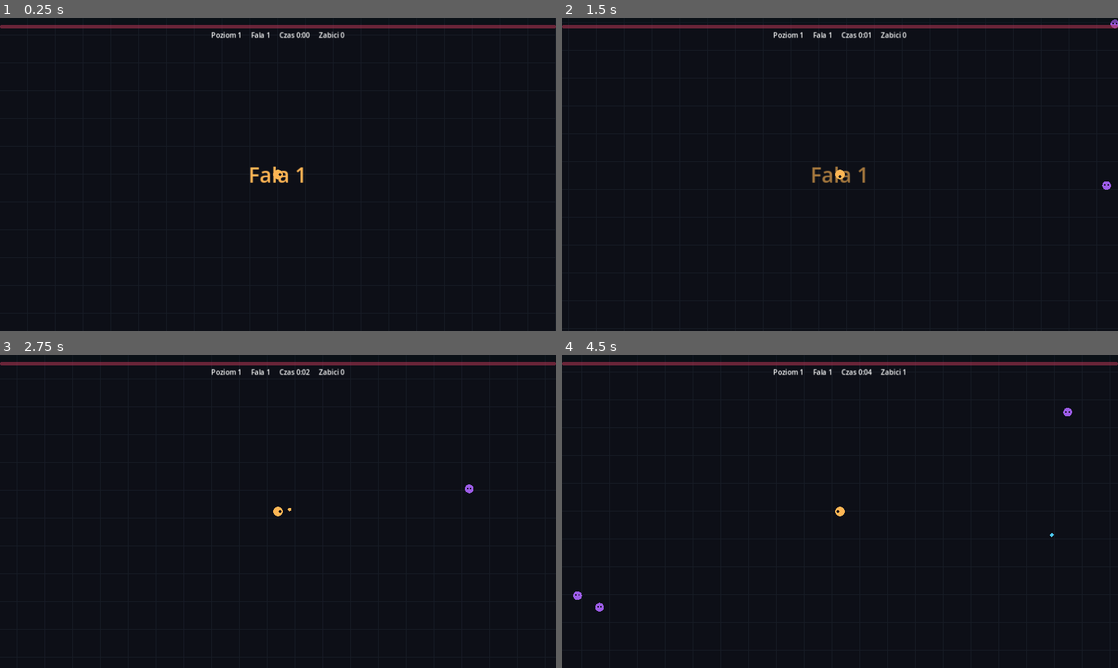
Above: before the commit, frames 1-4 (two rows, left to right).
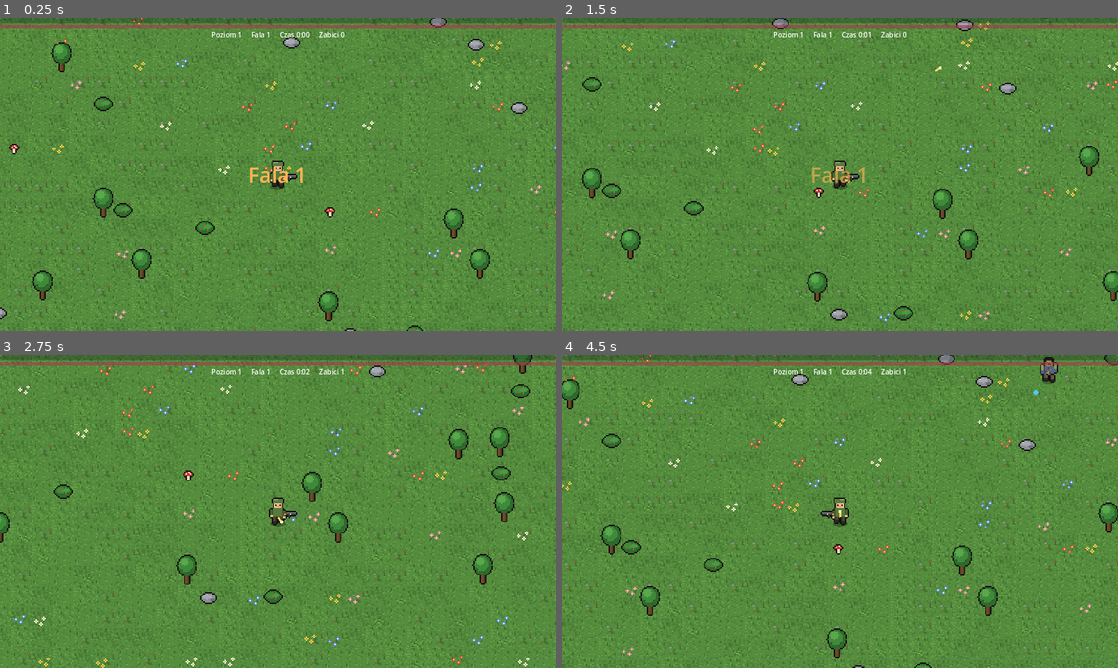
Above: after the commit, the same moments.

Repository: Tokasz2115/gra
Game: Godot game, scene res://scenes/main.tscn
Same seed, same stepped clock (60 frames per second), same inputs: the game is played once before the commit and once after it.
Inputs:
- Up to frame 1 (0.25 s): no input
- Up to frame 2 (1.5 s): tap Enter at 0.5 s; hold D 0.53-1.28 s; tap 1 at 0.6, 1.35 s; hold S from 1.28 s (still down)
- Up to frame 3 (2.75 s): release S at 2.03 s; hold D from 2.03 s (still down); tap 1 at 2.1 s
- Up to frame 4 (4.5 s): release D at 2.78 s; hold W 2.78-3.53 s; tap 1 at 2.85, 3.6, 4.35 s; hold A from 3.53 s (still down)

The runs differ from the first frame. In frame 1, 99% of the frame differs, in the area x 0-100%, y 0-100%; in frame 2, 99%; in frame 3, 99%; in frame 4, 99%.

Commit message:
Dodaj grafikę: żołnierz, 4 typy zombie i mapa z trawą
Pixel art generowany skryptem tools/make_sprites.py. Żołnierz z karabinem,
zombie (mężczyzna, kobieta, dziecko, gruby) z animacją marszu, nieskończona
mapa z trawą, kwiatkami, grzybami, kamieniami, krzakami i drzewami.

Co-Authored-By: Claude Sonnet 5.5 <noreply@anthropic.com>
Claude-Session: https://claude.ai/code/session_01JHPivVyG3UrwkmfbAmuX2z

Diff:
--- a/project.godot
+++ b/project.godot
@@ -19,5 +19,6 @@
 
 [rendering]
 
+textures/canvas_textures/default_texture_filter=0
 renderer/rendering_method="gl_compatibility"
 renderer/rendering_method.mobile="gl_compatibility"
--- a/scripts/enemy.gd
+++ b/scripts/enemy.gd
@@ -1,29 +1,47 @@
 extends Node2D
-## Wróg. Idzie prosto na gracza i zadaje obrażenia przy dotyku.
+## Zombie. Idzie prosto na gracza i zadaje obrażenia przy dotyku.
 ## Po śmierci wysyła sygnał "died", a main.gd tworzy w tym miejscu gem.
 
 signal died(pos: Vector2, gem_value: int)
 
-## Typy wrogów. Aby dodać nowy, dopisz tu kolejny wpis
-## i użyj go w funkcji _spawn_enemy w main.gd.
+const SPRITE_SCALE := 2.0
+
+## Typy zombie. Aby dodać nowy, dopisz tu wpis (i grafikę w tools/make_sprites.py),
+## a potem użyj go w funkcji _spawn_enemy w main.gd.
 const TYPES := {
-	"basic": {"radius": 10.0, "hp": 14.0, "speed": 55.0, "damage": 8.0, "color": Color(0.61, 0.36, 0.9), "gem": 1},
-	"fast": {"radius": 8.0, "hp": 8.0, "speed": 105.0, "damage": 6.0, "color": Color(0.95, 0.36, 0.71), "gem": 1},
-	"tank": {"radius": 16.0, "hp": 60.0, "speed": 38.0, "damage": 14.0, "color": Color(0.0, 0.73, 0.98), "gem": 5},
+	"man": {
+		"radius": 11.0, "hp": 14.0, "speed": 55.0, "damage": 8.0, "gem": 1,
+		"texture": preload("res://assets/sprites/zombie_man.png"),
+	},
+	"woman": {
+		"radius": 11.0, "hp": 12.0, "speed": 62.0, "damage": 7.0, "gem": 1,
+		"texture": preload("res://assets/sprites/zombie_woman.png"),
+	},
+	"child": {
+		"radius": 9.0, "hp": 7.0, "speed": 78.0, "damage": 6.0, "gem": 1,
+		"texture": preload("res://assets/sprites/zombie_child.png"),
+	},
+	"fat": {
+		"radius": 16.0, "hp": 60.0, "speed": 36.0, "damage": 14.0, "gem": 5,
+		"texture": preload("res://assets/sprites/zombie_fat.png"),
+	},
 }
 
 var radius := 10.0
 var hp := 14.0
 var speed := 55.0
 var contact_damage := 8.0
-var color := Color(0.61, 0.36, 0.9)
 var gem_value := 1
+var texture: Texture2D
 var target: Node2D
 
 var dead := false
 var blade_cd := 0.0
 
 var _flash := 0.0
+var _anim := 0.0
+var _feet := 16.0
+var _sprite: Sprite2D
 
 
 func setup(kind: String, wave: int, target_node: Node2D) -> void:
@@ -32,13 +50,21 @@
 	hp = t["hp"] * (1.0 + (wave - 1) * 0.35)
 	speed = t["speed"] * (1.0 + (wave - 1) * 0.02)
 	contact_damage = t["damage"]
-	color = t["color"]
 	gem_value = t["gem"]
+	texture = t["texture"]
 	target = target_node
 
 
 func _ready() -> void:
 	add_to_group("enemies")
+	_sprite = Sprite2D.new()
+	_sprite.texture = texture
+	_sprite.hframes = 2
+	_sprite.scale = Vector2(SPRITE_SCALE, SPRITE_SCALE)
+	_sprite.texture_filter = CanvasItem.TEXTURE_FILTER_NEAREST
+	add_child(_sprite)
+	_feet = texture.get_height() * SPRITE_SCALE * 0.5
+	_anim = randf() * 2.0
 
 
 func _process(delta: float) -> void:
@@ -46,7 +72,7 @@
 		return
 	_flash = maxf(0.0, _flash - delta)
 	blade_cd = maxf(0.0, blade_cd - delta)
-	queue_redraw()
+	_sprite.modulate = Color(1.0, 0.45, 0.45) if _flash > 0.0 else Color.WHITE
 
 	if target == null or not is_instance_valid(target):
 		return
@@ -54,6 +80,10 @@
 	var dist := to_target.length()
 	if dist > 0.001:
 		position += to_target / dist * speed * delta
+	if absf(to_target.x) > 2.0:
+		_sprite.flip_h = to_target.x < 0.0
+	_anim += delta * speed / 10.0
+	_sprite.frame = int(_anim) % 2
 	if dist < radius + 11.0:
 		target.hurt(contact_damage)
 
@@ -70,7 +100,7 @@
 
 
 func _draw() -> void:
-	draw_circle(Vector2.ZERO, radius, Color.WHITE if _flash > 0.0 else color)
-	var eye := radius * 0.3
-	draw_rect(Rect2(-radius * 0.5, -radius * 0.25, eye, eye), Color(0.05, 0.06, 0.09))
-	draw_rect(Rect2(radius * 0.2, -radius * 0.25, eye, eye), Color(0.05, 0.06, 0.09))
+	# Cień pod nogami
+	draw_set_transform(Vector2(0, _feet - 2.0), 0.0, Vector2(1.0, 0.35))
+	draw_circle(Vector2.ZERO, radius * 0.95, Color(0, 0, 0, 0.3))
+	draw_set_transform(Vector2.ZERO, 0.0, Vector2.ONE)
--- a/scripts/main.gd
+++ b/scripts/main.gd
@@ -10,8 +10,10 @@
 
 const WAVE_LENGTH := 30.0   # sekundy na jedną falę
 const MAX_ENEMIES := 250
-const BG_COLOR := Color(0.05, 0.06, 0.09)
-const GRID_COLOR := Color(0.09, 0.11, 0.15)
+const BG_COLOR := Color(0.2, 0.33, 0.15)
+const TILE := 32            # rozmiar kafelka na ekranie (16 px grafiki x 2)
+const TILES_TEX := preload("res://assets/tiles/tiles.png")
+const DECOR_TEX := preload("res://assets/tiles/decor.png")
 
 var world: Node2D           # tu żyją gracz, wrogowie, pociski i gemy
 var player: Node2D
@@ -40,6 +42,7 @@
 	process_mode = Node.PROCESS_MODE_ALWAYS
 	randomize()
 	RenderingServer.set_default_clear_color(BG_COLOR)
+	texture_filter = CanvasItem.TEXTURE_FILTER_NEAREST
 
 	world = Node2D.new()
 	world.process_mode = Node.PROCESS_MODE_PAUSABLE
@@ -95,14 +98,14 @@
 
 
 func _spawn_enemy() -> void:
-	var kind := "basic"
+	var kind := "man" if randf() < 0.5 else "woman"
 	var roll := randf()
 	if wave >= 3 and roll < 0.12:
-		kind = "tank"
+		kind = "fat"
 	elif wave >= 2 and roll < 0.38:
-		kind = "fast"
-
-	var half := get_viewport_rect().size * 0.5
+		kind = "child"
+
+	var half := get_viewport_rect().size * 0.5 / PlayerScript.CAMERA_ZOOM
 	var pos := player.position + Vector2.from_angle(randf() * TAU) * (half.length() + 50.0)
 
 	var e = EnemyScript.new()
@@ -315,19 +318,64 @@
 	return m
 
 
-# ---------- Tło: siatka wokół gracza ----------
+# ---------- Tło: nieskończona mapa z trawą, kwiatkami i drzewami ----------
+# Mapa nie jest zapisana nigdzie. Każdy kafelek ma "losowość" wyliczoną
+# ze swoich współrzędnych, więc ten sam fragment zawsze wygląda tak samo.
+
+func _hash(x: int, y: int, salt: int) -> int:
+	var h := x * 374761393 + y * 668265263 + salt * 1274126177
+	h = (h ^ (h >> 13)) * 1103515245
+	h = h ^ (h >> 16)
+	return h & 0x7fffffff
+
 
 func _draw() -> void:
 	if player == null or not is_instance_valid(player):
 		return
-	var cell := 64.0
-	var half := get_viewport_rect().size * 0.5 + Vector2(cell, cell)
+	var half := get_viewport_rect().size * 0.5 / PlayerScript.CAMERA_ZOOM
 	var c := player.position
-	var x := floorf((c.x - half.x) / cell) * cell
-	while x <= c.x + half.x:
-		draw_line(Vector2(x, c.y - half.y), Vector2(x, c.y + half.y), GRID_COLOR)
-		x += cell
-	var y := floorf((c.y - half.y) / cell) * cell
-	while y <= c.y + half.y:
-		draw_line(Vector2(c.x - half.x, y), Vector2(c.x + half.x, y), GRID_COLOR)
-		y += cell
+	var x0 := floori((c.x - half.x) / TILE) - 1
+	var x1 := floori((c.x + half.x) / TILE) + 1
+	var y0 := floori((c.y - half.y) / TILE) - 1
+	var y1 := floori((c.y + half.y) / TILE) + 1
+
+	# Trawa
+	for ty in range(y0, y1 + 1):
+		for tx in range(x0, x1 + 1):
+			var variant := _hash(tx, ty, 1) % 4
+			draw_texture_rect_region(
+				TILES_TEX,
+				Rect2(tx * TILE, ty * TILE, TILE, TILE),
+				Rect2(variant * 16, 0, 16, 16)
+			)
+
+	# Dekoracje (rząd po rzędzie, żeby niższe drzewa zasłaniały wyższe)
+	for ty in range(y0, y1 + 1):
+		for tx in range(x0, x1 + 1):
+			var r := _hash(tx, ty, 2) % 1000
+			var kind := -1
+			var near_start := absi(tx) <= 3 and absi(ty) <= 3
+			if r < 80:
+				kind = r % 5                      # kwiatki
+			elif r < 140:
+				kind = 5                          # kępka trawy
+			elif r < 143:
+				kind = 6                          # grzyb
+			elif not near_start:
+				if r < 153:
+					kind = 7                      # kamień
+				elif r < 168:
+					kind = 8                      # krzak
+				elif r < 188:
+					kind = 9                      # drzewo
+			if kind < 0:
+				continue
+			var jx := int(_hash(tx, ty, 3) % 13) - 6
+			var jy := int(_hash(tx, ty, 4) % 7) - 3
+			var left := tx * TILE + jx
+			var bottom := ty * TILE + TILE + jy
+			draw_texture_rect_region(
+				DECOR_TEX,
+				Rect2(left, bottom - 48, 32, 48),
+				Rect2(kind * 16, 0, 16, 24)
+			)
--- a/scripts/player.gd
+++ b/scripts/player.gd
@@ -10,6 +10,9 @@
 const BLADE_RADIUS := 58.0
 const BLADE_HIT_RADIUS := 9.0
 const TARGET_RANGE := 480.0
+const SPRITE_SCALE := 2.0
+const CAMERA_ZOOM := 1.5   # przybliżenie kamery (większe = większe postacie)
+const SOLDIER_TEXTURE := preload("res://assets/sprites/soldier.png")
 
 var max_hp := 100.0
 var hp := 100.0
@@ -36,11 +39,22 @@
 var _face := Vector2.RIGHT
 var _blade_angle := 0.0
 var _dead := false
+var _anim := 0.0
+var _feet := 20.0
+var _sprite: Sprite2D
 
 
 func _ready() -> void:
 	add_to_group("player")
+	_sprite = Sprite2D.new()
+	_sprite.texture = SOLDIER_TEXTURE
+	_sprite.hframes = 2
+	_sprite.scale = Vector2(SPRITE_SCALE, SPRITE_SCALE)
+	_sprite.texture_filter = CanvasItem.TEXTURE_FILTER_NEAREST
+	add_child(_sprite)
+	_feet = SOLDIER_TEXTURE.get_height() * SPRITE_SCALE * 0.5
 	var cam := Camera2D.new()
+	cam.zoom = Vector2(CAMERA_ZOOM, CAMERA_ZOOM)
 	add_child(cam)
 
 
@@ -57,12 +71,20 @@
 		dir = dir.normalized()
 	if dir != Vector2.ZERO:
 		_face = dir.normalized()
+		_anim += delta * move_speed / 12.0
+		_sprite.frame = int(_anim) % 2
+	else:
+		_sprite.frame = 0
+	if dir.x != 0.0:
+		_sprite.flip_h = dir.x < 0.0
 	position += dir * move_speed * delta
 
 	# Regeneracja i nietykalność po trafieniu
 	if regen > 0.0:
 		hp = minf(max_hp, hp + regen * delta)
 	_inv = maxf(0.0, _inv - delta)
+	var blink := _inv > 0.0 and int(_inv * 20.0) % 2 == 0
+	_sprite.modulate = Color(1.0, 0.45, 0.45) if blink else Color.WHITE
 
 	# Automatyczny atak
 	_fire_timer -= delta
@@ -161,7 +183,12 @@
 
 
 func _draw() -> void:
-	# Ostrza
+	# Cień pod nogami
+	draw_set_transform(Vector2(0, _feet - 2.0), 0.0, Vector2(1.0, 0.35))
+	draw_circle(Vector2.ZERO, 12.0, Color(0, 0, 0, 0.3))
+	draw_set_transform(Vector2.ZERO, 0.0, Vector2.ONE)
+
+	# Ostrza orbitalne
 	for i in blades:
 		var a := _blade_angle + i * TAU / blades
 		var c := Vector2.from_angle(a) * BLADE_RADIUS
@@ -170,8 +197,3 @@
 		draw_colored_polygon(PackedVector2Array([
 			c + out * 11.0, c + fwd * 6.0 - out * 6.0, c - fwd * 6.0 - out * 6.0,
 		]), Color(0.91, 0.93, 0.96))
-
-	# Postać
-	var blink := _inv > 0.0 and int(_inv * 20.0) % 2 == 0
-	draw_circle(Vector2.ZERO, 11.0, Color(0.94, 0.28, 0.44) if blink else Color(1.0, 0.71, 0.33))
-	draw_circle(_face * 5.0, 3.0, Color(0.05, 0.06, 0.09))
--- a/scripts/projectile.gd
+++ b/scripts/projectile.gd
@@ -31,4 +31,6 @@
 
 
 func _draw() -> void:
-	draw_circle(Vector2.ZERO, 4.0, Color(1.0, 0.71, 0.33))
+	var dir := velocity.normalized()
+	draw_line(-dir * 9.0, Vector2.ZERO, Color(1.0, 0.85, 0.4), 3.0)
+	draw_circle(Vector2.ZERO, 2.5, Color(1.0, 0.95, 0.7))
Binary file added: assets/sprites/soldier.png
Not shown, added: assets/sprites/soldier.png.import
Binary file added: assets/sprites/zombie_child.png
Not shown, added: assets/sprites/zombie_child.png.import
Binary file added: assets/sprites/zombie_fat.png
Not shown, added: assets/sprites/zombie_fat.png.import
Binary file added: assets/sprites/zombie_man.png
Not shown, added: assets/sprites/zombie_man.png.import
Binary file added: assets/sprites/zombie_woman.png
Not shown, added: assets/sprites/zombie_woman.png.import
Binary file added: assets/tiles/decor.png
Not shown, added: assets/tiles/decor.png.import
(and 4 more such lines)
